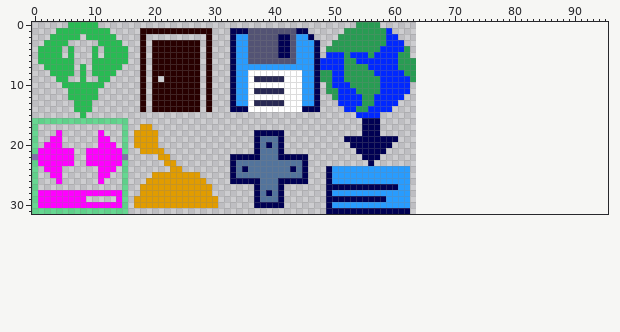
Pixel-art file: interactables/level_design_symbols.aseprite. That is the earlier state.
64x32 pixels, 1 frame. The old version is drawn lined up with the new one, on the new canvas.
Once edited:
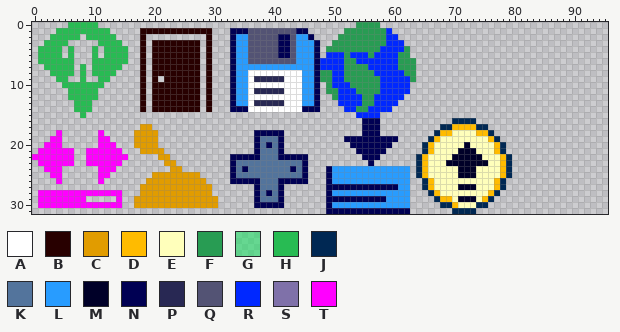
Palette (. is transparent): A #ffffff  B #280000  C #e19c00  D #ffbb00  E #ffffbb  F #289c53  G #00e15380  H #28bb53  J #002853  K #53749c  L #289cff  M #000028  N #000053  P #282853  Q #535374  R #0028ff  S #7f71a9  T #ff00ff
The edit:
canvas 64x32 -> 96x32
Colour D is added in row 17 at x 70 to 73; in row 18 at x 68 to 69 and 74 to 75; in row 19 at x 67 and 76; in rows 20 to 21 at x 66 and 77; in rows 22 to 25 at x 65 and 78; in rows 26 to 27 at x 66 and 77.
Colour D is added in row 28 at x 67 and 76; in row 29 at x 68 to 69 and 75; in row 30 at x 70.
Colour E is added in row 18 at x 70 to 73; in row 19 at x 68 to 75; in row 20 at x 67 to 71 and 73 to 76; in row 21 at x 67 to 70 and 74 to 76; in row 22 at x 66 to 69 and 75 to 77; in row 23 at x 66 to 68 and 76 to 77.
Colour E is added in rows 24 to 25 at x 66 to 70 and 74 to 77; in row 26 at x 67 to 76; in row 27 at x 67 to 70 and 74 to 76; in row 28 at x 68 to 75; in row 29 at x 70 and 74; in row 30 at x 71 to 73.
Colour J is added in row 16 at x 70 to 73; in row 17 at x 68 to 69 and 74 to 75; in row 18 at x 67 and 76; in row 19 at x 66 and 77; in rows 20 to 21 at x 65 and 78; in rows 22 to 25 at x 64 and 79.
Colour J is added in rows 26 to 27 at x 65 and 78; in row 28 at x 66 and 77; in row 29 at x 67 and 76; in row 30 at x 68 to 69 and 74 to 75; in row 31 at x 70 to 73.
Colour M is added in row 20 at x 72; in row 21 at x 71 to 73; in row 22 at x 70 to 74; in row 23 at x 69 to 75; in rows 24 to 25 at x 71 to 73; in row 27 at x 71 to 73.
Colour M is added in row 29 at x 71 to 73.
Colour T replaces colour S in row 22 at x 0 and 15.
Colour G is removed in row 16 at x 0 to 15; in rows 17 to 21 at x 0 and 15; in rows 23 to 30 at x 0 and 15; in row 31 at x 0 to 15.
Boxes around the changes in both pictures, in picture pixels (x1, y1, x2, y2):
changed: (32, 118, 128, 214)
added: (416, 118, 512, 214)
